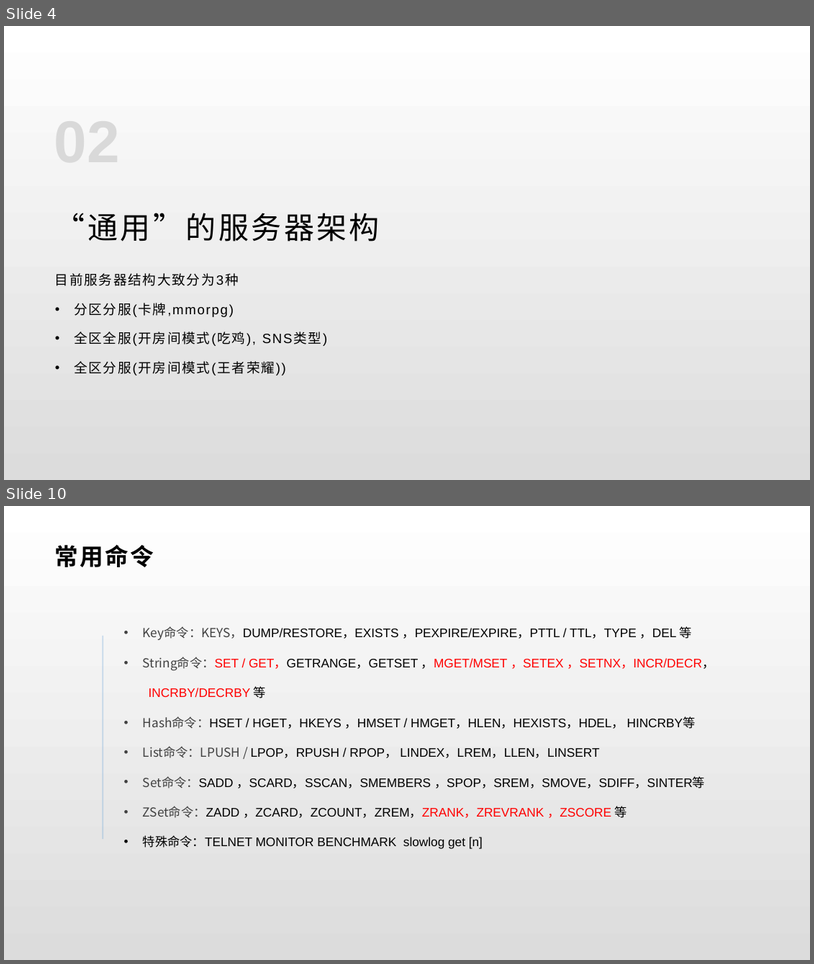
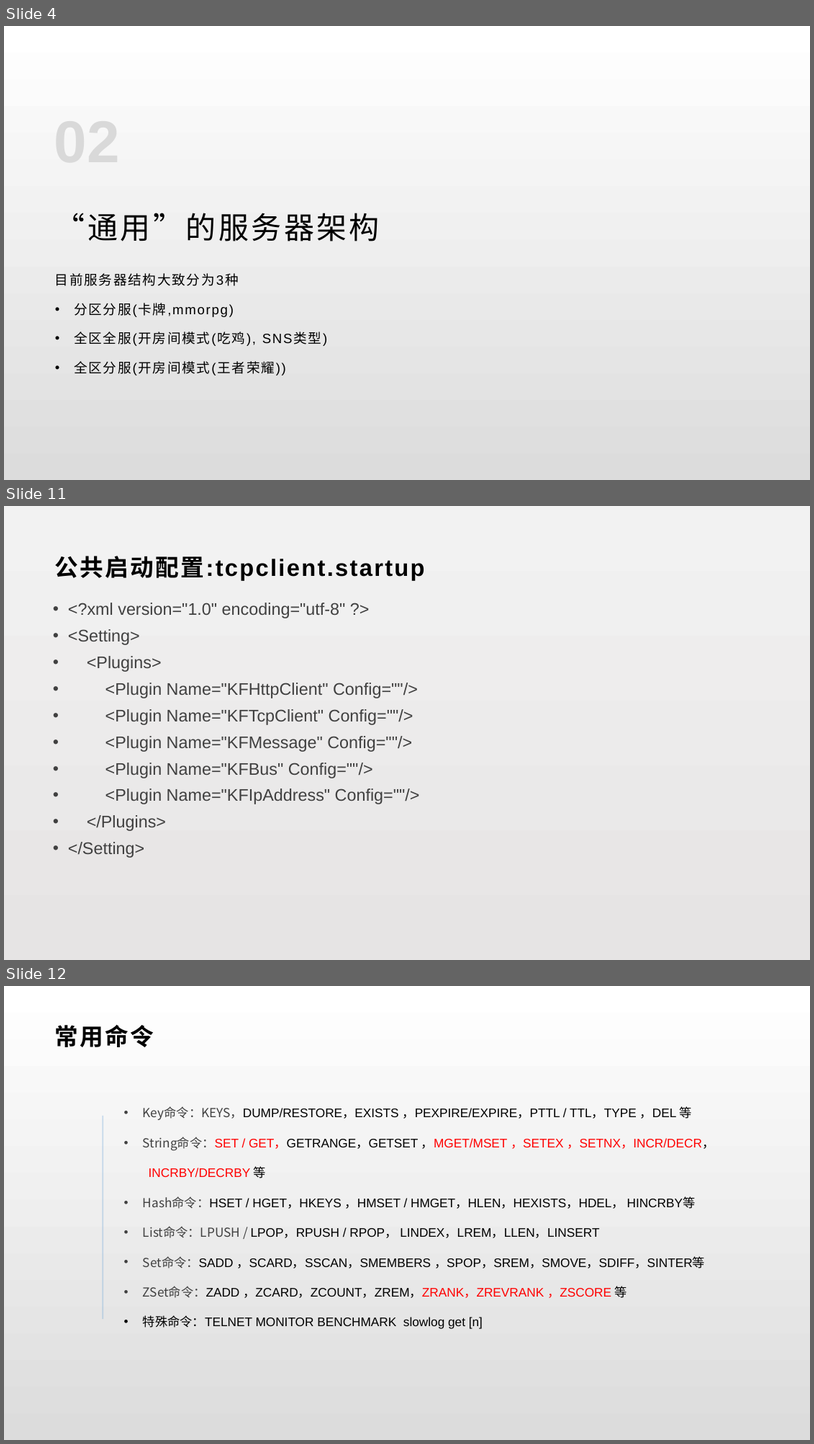
Before and after one commit to lori227/KFrame, a slide deck: _doc/KFrame.pptx. Shown one above the other, each under a label of ours: slides 4 and 10 before the commit, slides 4, 11 and 12 after it; the slides between them are not shown. The pictures are 814x964 and 814x1444 pixels, drawn with LibreOffice and Linux fonts; fonts in the diff are those of the drawing. Boxes give left, top, right and bottom in pixels: in the first picture for what was removed or moved away, otherwise in the second. Text is boxed around its words. In the diff, an @@ line names an element or a change of style, - is before the commit and + after.

```diff
--- a/_doc/KFrame.pptx
+++ b/_doc/KFrame.pptx
@@ slide 11 added at (x1=4, y1=506, x2=810, y2=960), background gradient #F2F2F2 to #E6E4E4 @@
@@ text added at (x1=55, y1=556, x2=425, y2=581), 28 pt, text #000000, bold @@
+公共启动配置:tcpclient.startup
@@ text added at (x1=68, y1=602, x2=420, y2=857), 20 pt, text #404040 @@
+• <?xml version="1.0" encoding="utf-8" ?>
+• <Setting>
+• <Plugins>
+• <Plugin Name="KFHttpClient" Config=""/>
+• <Plugin Name="KFTcpClient" Config=""/>
+• <Plugin Name="KFMessage" Config=""/>
+• <Plugin Name="KFBus" Config=""/>
+• <Plugin Name="KFIpAddress" Config=""/>
+• </Plugins>
+• </Setting>
@@ what was slide 10 is now slide 12 @@
```
Also in this commit, not shown: 1 slide changed, 4 other slides added, 3 slides removed.
